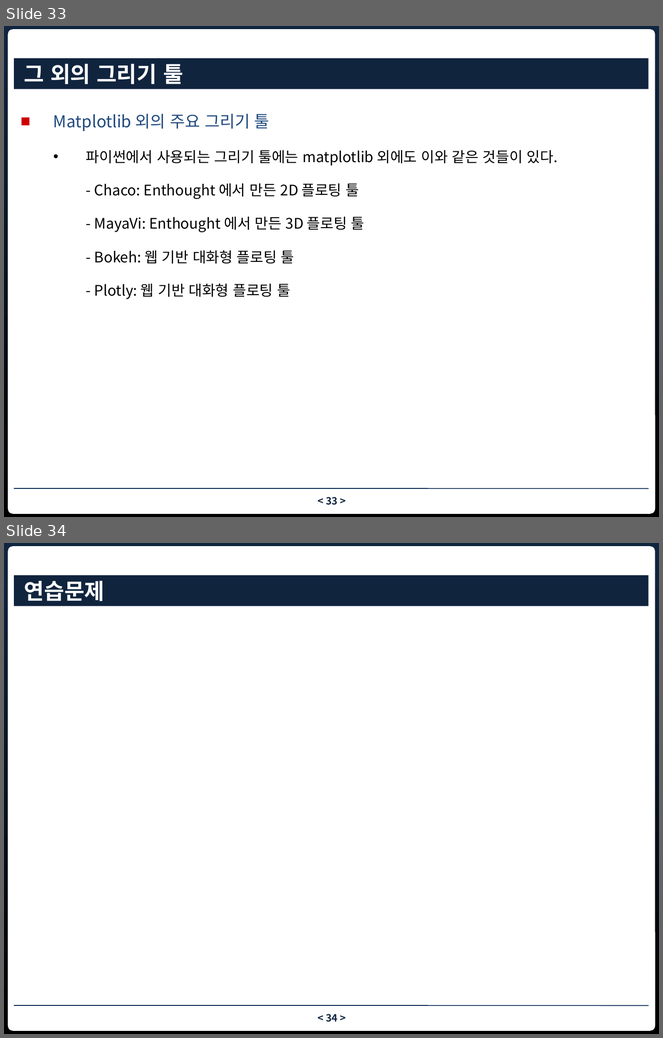
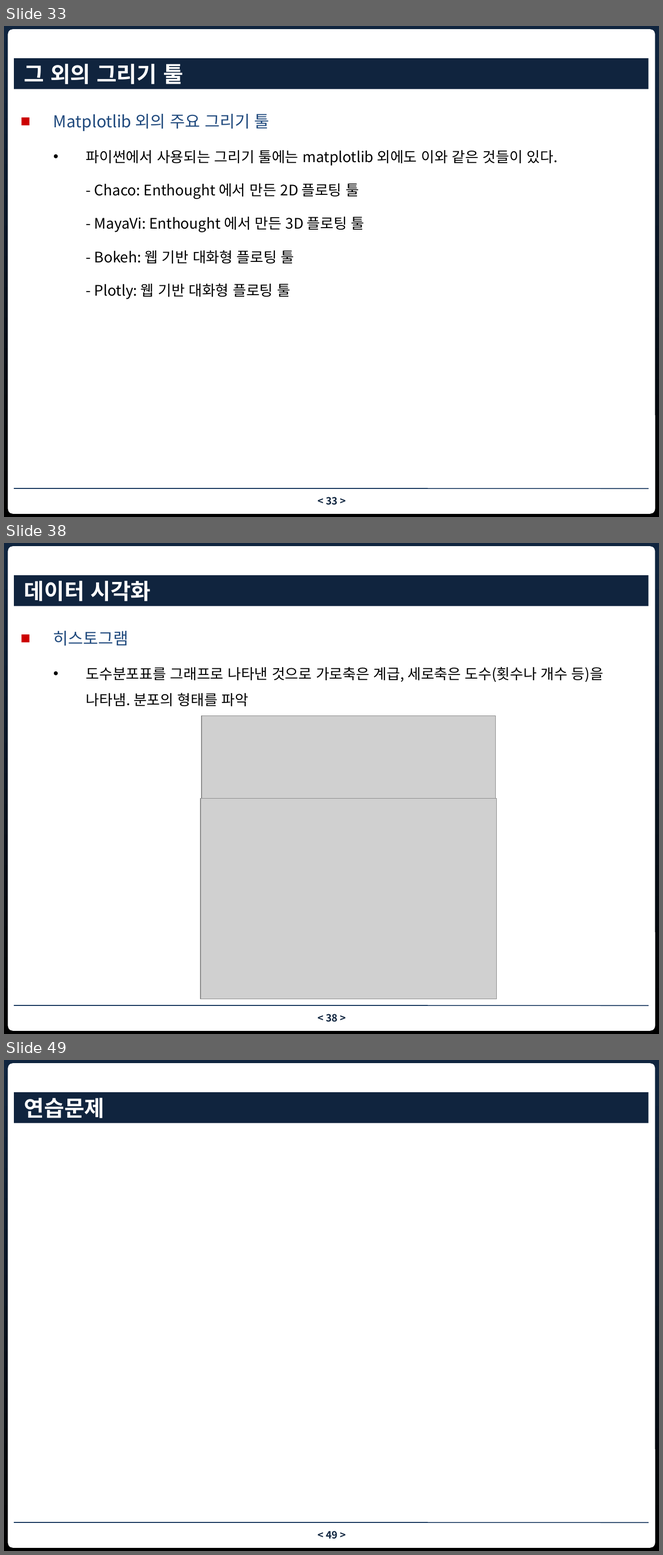
Before and after one commit to nhkim55/bigdata_fintech_python, a slide deck: ch6 matplotlib.pptx. Shown one above the other, each under a label of ours: slides 33 and 34 before the commit, slides 33, 38 and 49 after it; the slides between them are not shown. The pictures are 663x1038 and 663x1555 pixels, drawn with LibreOffice and Linux fonts; fonts in the diff are those of the drawing; grey boxes stand for pictures; background and template pictures are left out. Boxes give left, top, right and bottom in pixels: in the first picture for what was removed or moved away, otherwise in the second. Text is boxed around its words. In the diff, an @@ line names an element or a change of style, - is before the commit and + after.

```diff
--- a/ch6 matplotlib.pptx
+++ b/ch6 matplotlib.pptx
@@ slide 38 added at box(4, 543, 659, 1034), background gradient #10253F to #000000; not listed: 3 template elements that a slide beside it also shows @@
@@ title added at box(14, 575, 649, 606), fill #0F243E, 24 pt, text #FFFFFF, bold @@
+데이터 시각화
@@ text added at box(53, 631, 604, 707), 16 pt, text #000000 @@
+■ 히스토그램
+  • 도수분포표를 그래프로 나타낸 것으로 가로축은 계급, 세로축은 도수(횟수나 개수 등)을 나타냄. 분포의 형태를 파악
@@ picture added at box(202, 716, 496, 799) @@
@@ picture added at box(201, 798, 497, 1000) @@
@@ what was slide 34 is now slide 49 @@
@@ page number at box(326, 1531, 338, 1539): text changed @@
-< 34 >
+< 49 >
```
Also in this commit, not shown: 3 slides changed, 15 other slides added.
